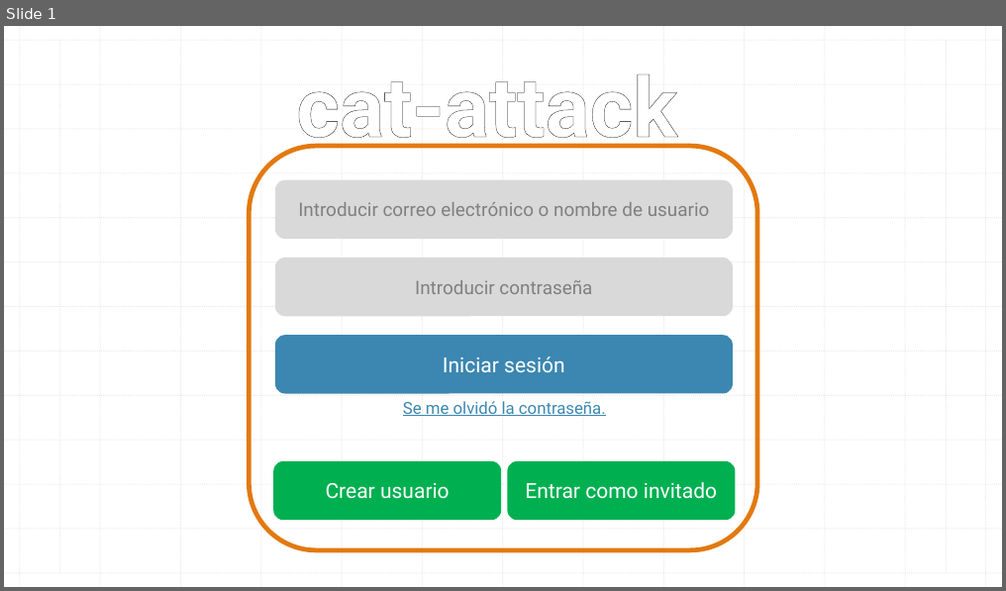
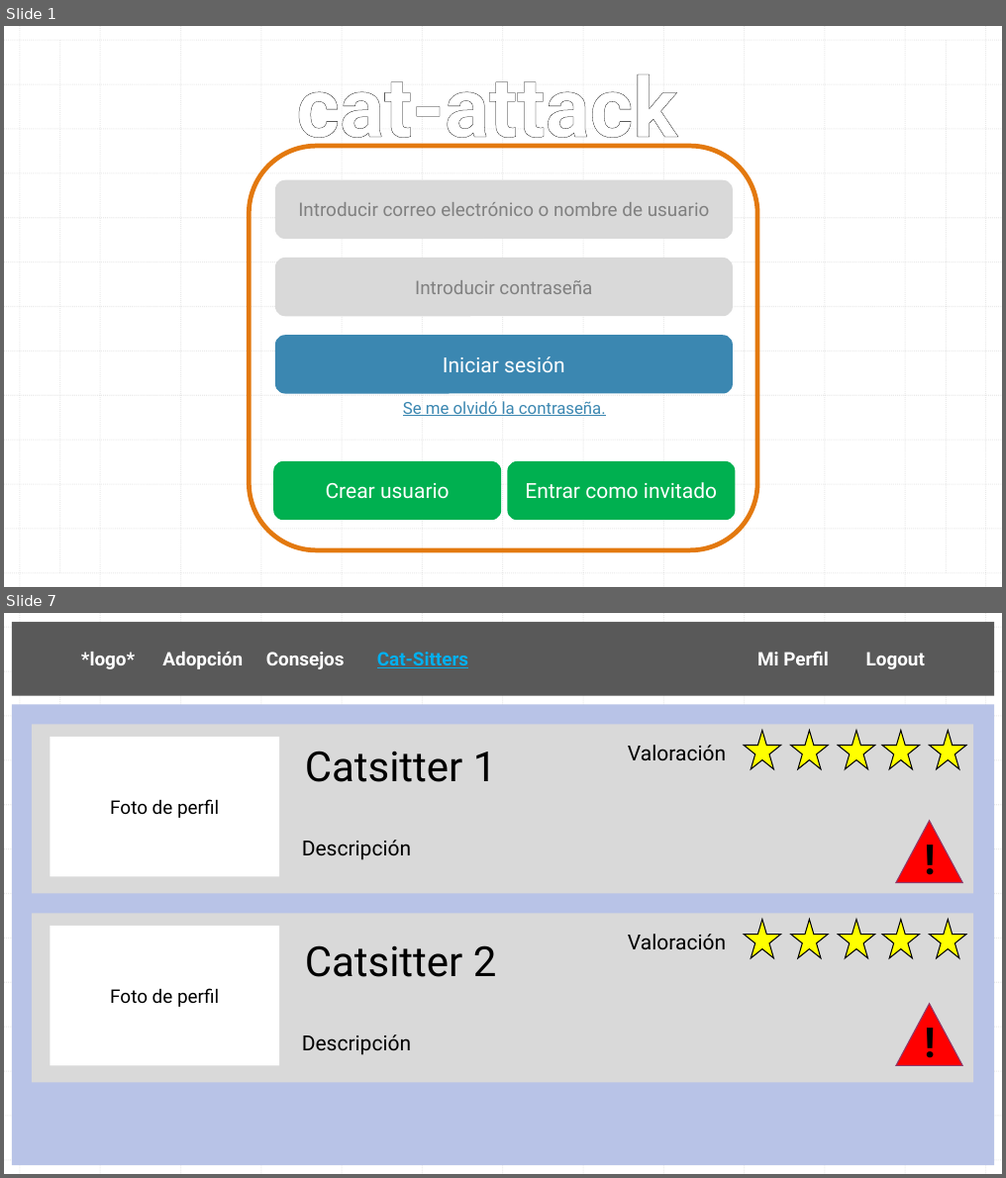
Before and after one commit to AndresIturria/Cat-Attack, a slide deck: Docs/wireframe cat-attack.pptx. Shown one above the other, each under a label of ours: slide 1 before the commit, slides 1 and 7 after it; the slides between them are not shown. The pictures are 1006x591 and 1006x1178 pixels, drawn with LibreOffice and Linux fonts; fonts in the diff are those of the drawing. Boxes give left, top, right and bottom in pixels: in the first picture for what was removed or moved away, otherwise in the second. Text is boxed around its words. In the diff, an @@ line names an element or a change of style, - is before the commit and + after.

```diff
--- a/Docs/wireframe cat-attack.pptx
+++ b/Docs/wireframe cat-attack.pptx
@@ slide 7 added at bbox=[4, 613, 1002, 1174], background #FFFFFF; not listed: 28 template elements that a slide beside it also shows @@
@@ rectangle added at bbox=[12, 622, 994, 696], fill #595959, 18 pt, text #FFFFFF, bold @@
+*logo* Adopción Consejos Cat-Sitters Mi Perfil Logout
@@ rectangle added at bbox=[12, 704, 994, 1165], fill #B8C3E7 @@
@@ rectangle added at bbox=[32, 725, 973, 894], fill #D9D9D9 @@
@@ star added at bbox=[744, 731, 781, 769], fill #FFFF00, outline #000000 1 pt @@
@@ star added at bbox=[791, 731, 829, 769], fill #FFFF00, outline #000000 1 pt @@
@@ star added at bbox=[838, 731, 875, 769], fill #FFFF00, outline #000000 1 pt @@
@@ star added at bbox=[882, 731, 920, 769], fill #FFFF00, outline #000000 1 pt @@
@@ star added at bbox=[930, 731, 966, 769], fill #FFFF00, outline #000000 1 pt @@
@@ rectangle added at bbox=[50, 737, 279, 876], fill #FFFFFF, 18 pt, text #000000 @@
+Foto de perfil
@@ text added at bbox=[302, 751, 497, 861], 20 pt, text #000000 @@
+Catsitter 1
+Descripción
@@ text added at bbox=[628, 745, 726, 761], 20 pt, text #000000 @@
+Valoración
@@ triangle added at bbox=[896, 820, 963, 882], fill #FF0000, outline #90396A 1 pt @@
@@ text added at bbox=[917, 830, 943, 888], 40 pt, text #000000, bold @@
+!
@@ rectangle added at bbox=[32, 913, 973, 1082], fill #D9D9D9 @@
@@ rectangle added at bbox=[50, 926, 279, 1065], fill #FFFFFF, 18 pt, text #000000 @@
+Foto de perfil
@@ text added at bbox=[628, 934, 726, 950], 20 pt, text #000000 @@
+Valoración
@@ star added at bbox=[744, 919, 781, 959], fill #FFFF00, outline #000000 1 pt @@
@@ star added at bbox=[791, 919, 829, 959], fill #FFFF00, outline #000000 1 pt @@
@@ star added at bbox=[838, 919, 875, 959], fill #FFFF00, outline #000000 1 pt @@
@@ star added at bbox=[882, 919, 920, 959], fill #FFFF00, outline #000000 1 pt @@
@@ star added at bbox=[930, 919, 966, 959], fill #FFFF00, outline #000000 1 pt @@
@@ text added at bbox=[302, 946, 497, 1056], 20 pt, text #000000 @@
+Catsitter 2
+Descripción
@@ triangle added at bbox=[896, 1004, 963, 1065], fill #FF0000, outline #90396A 1 pt @@
@@ text added at bbox=[917, 1013, 943, 1070], 40 pt, text #000000, bold @@
+!
```
Also in this commit, not shown: 5 slides changed, 4 other slides added, 1 other file.
